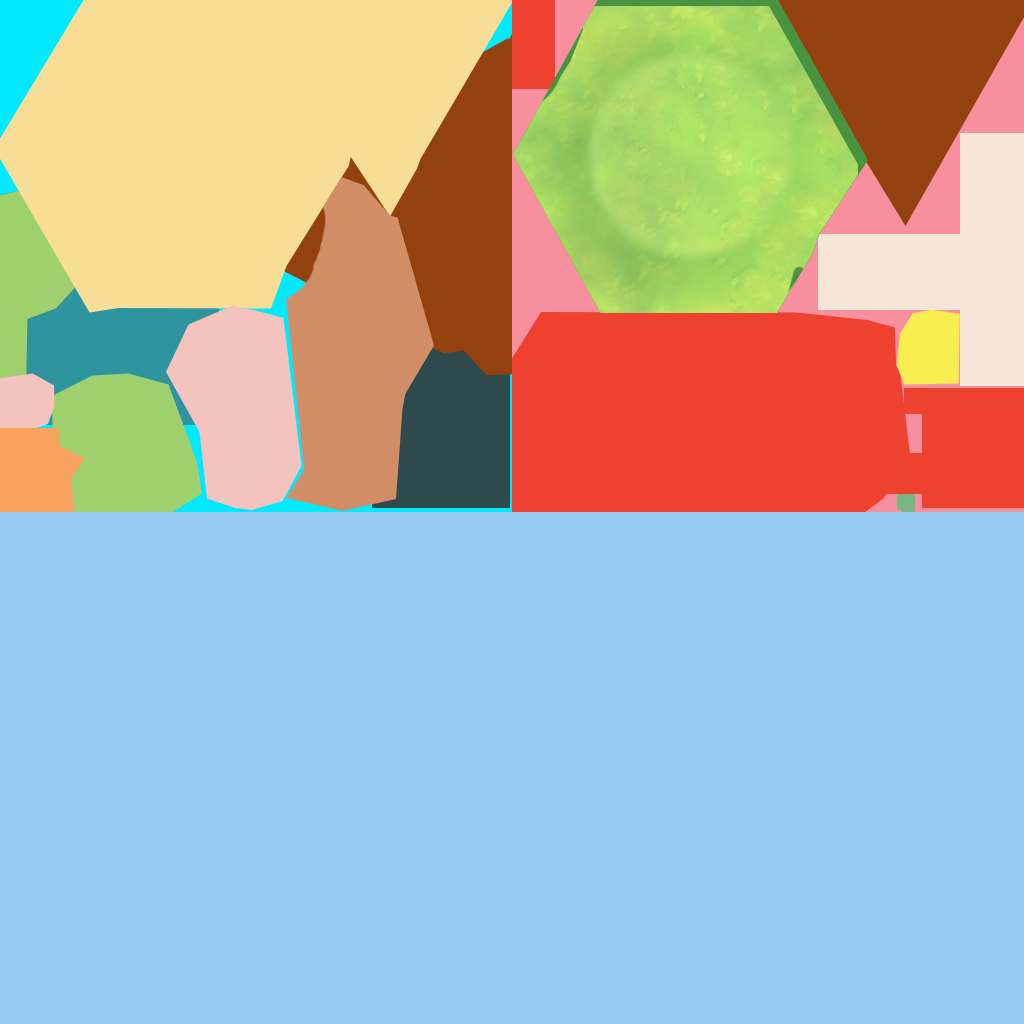
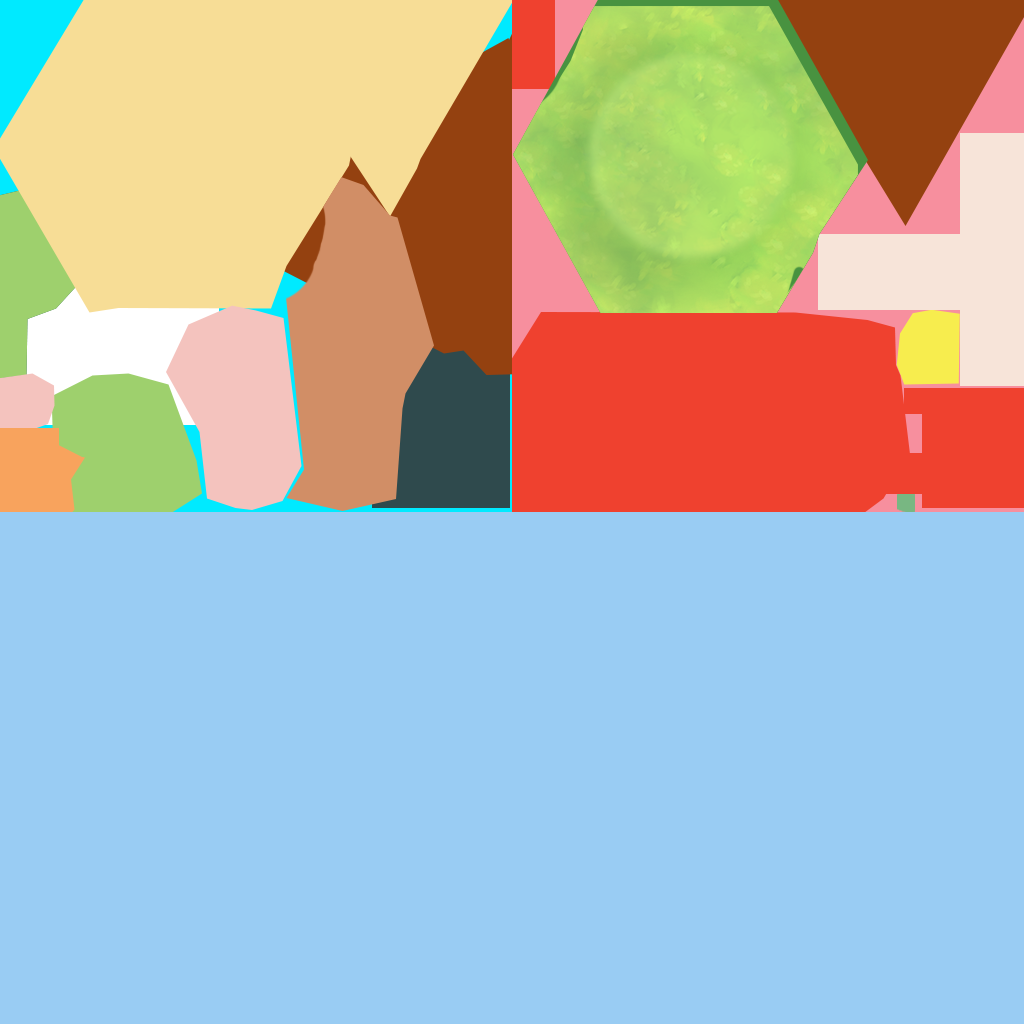
Two versions of the same layered image (1024×1024). Layer-by-layer changes:
painted on "Calque 4" over [0, 287, 219, 425]
